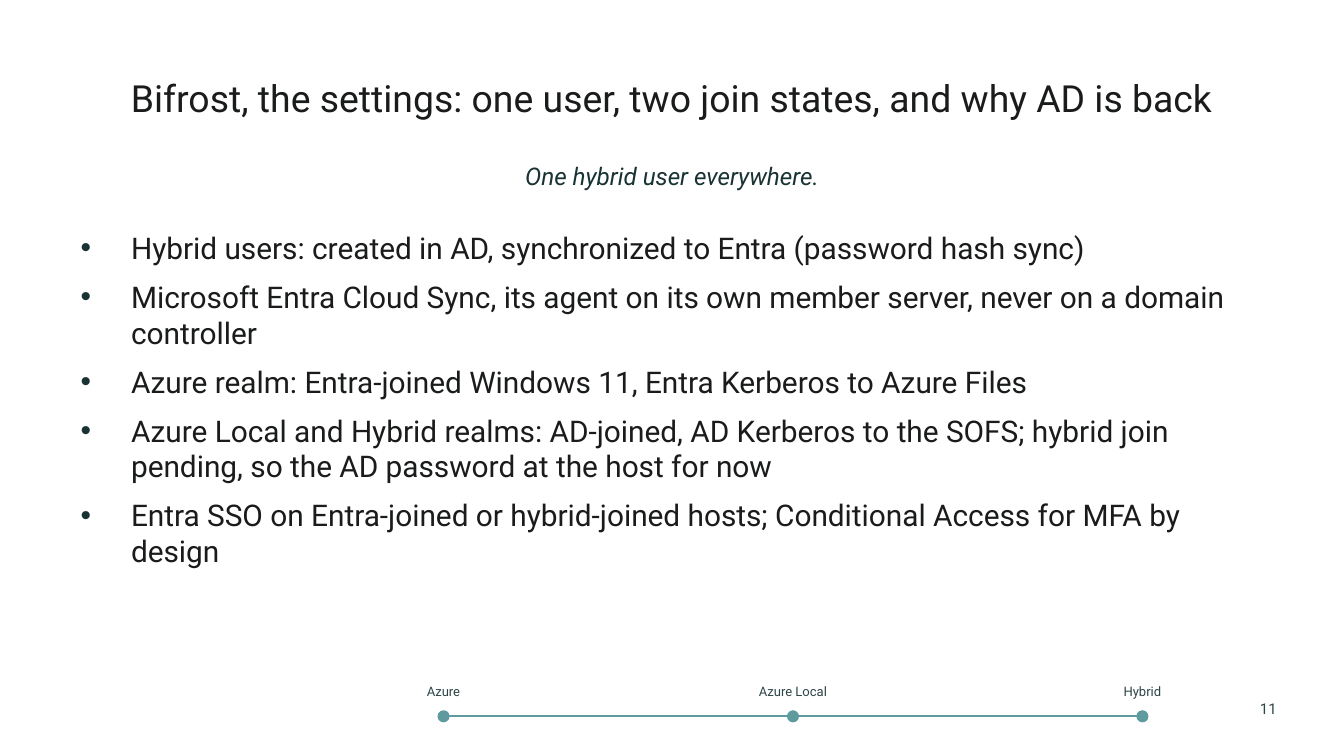
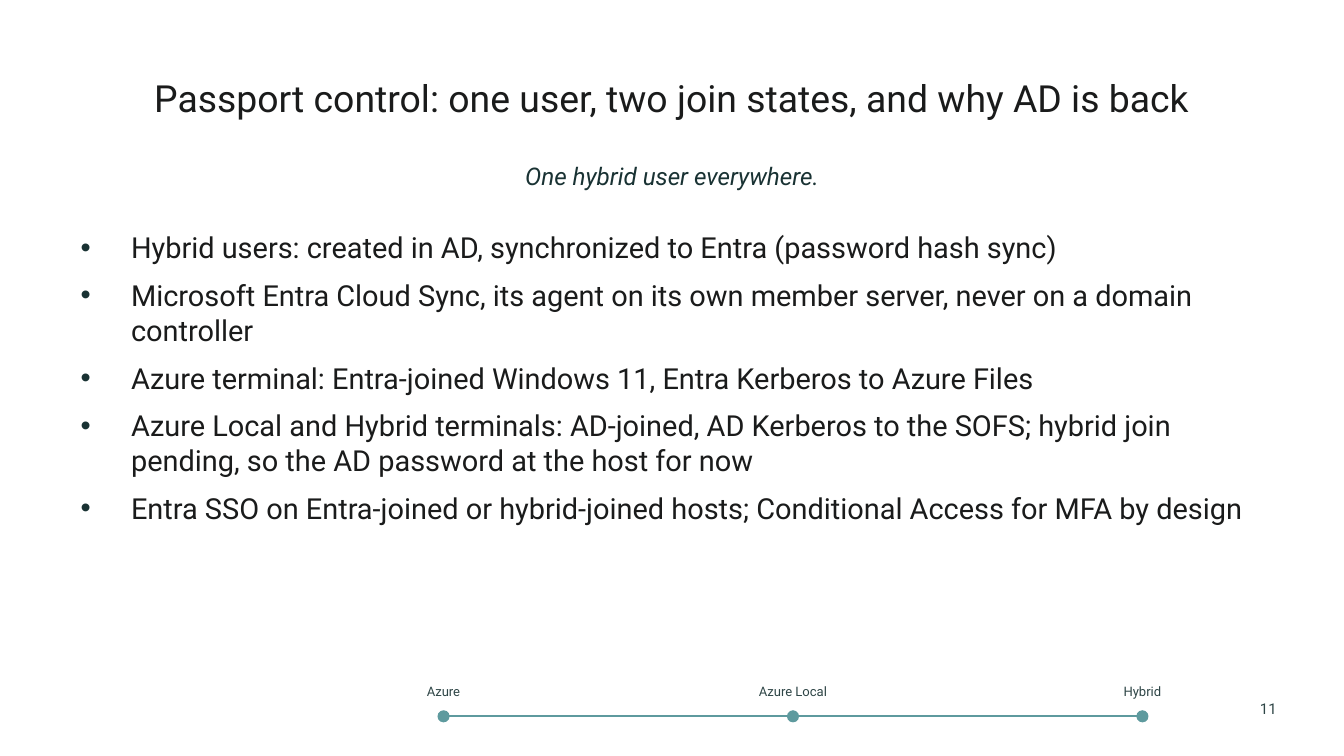
Before and after one commit to thisismydemo/nic2026_avd, a slide deck: slide 11 of presentation/AVD_Anywhere_NIC2026.pptx. Drawn at 1344x756 pixels with LibreOffice and Linux fonts; fonts in the diff are those of the drawing; background and template pictures are left out. Boxes give left, top, right and bottom in pixels: in the first picture for what was removed or moved away, otherwise in the second. Text is boxed around its words. In the diff, an @@ line names an element or a change of style, - is before the commit and + after.

```diff
--- a/presentation/AVD_Anywhere_NIC2026.pptx
+++ b/presentation/AVD_Anywhere_NIC2026.pptx
@@ title at (x1=154, y1=84, x2=1189, y2=120): text changed @@
-Bifrost, the settings: one user, two join states, and why AD is back
+Passport control: one user, two join states, and why AD is back
@@ text at (x1=131, y1=235, x2=1242, y2=525): size 16 to 15.5 pt in "Hybrid users: created in AD, synchronized to ...", "Microsoft Entra Cloud Sync, its agent on ...", "Entra SSO on Entra-joined or hybrid-joined hosts; ..." @@
@@ text at (x1=131, y1=367, x2=1170, y2=477): text changed; size 16 to 15.5 pt @@
-• Azure realm: Entra-joined Windows 11, Entra Kerberos to Azure Files
-• Azure Local and Hybrid realms: AD-joined, AD Kerberos to the SOFS; hybrid join pending, so the AD password at the host for now
+• Azure terminal: Entra-joined Windows 11, Entra Kerberos to Azure Files
+• Azure Local and Hybrid terminals: AD-joined, AD Kerberos to the SOFS; hybrid join pending, so the AD password at the host for now
```
Also in this commit, not shown: 26 other slides changed, 33 other files.
